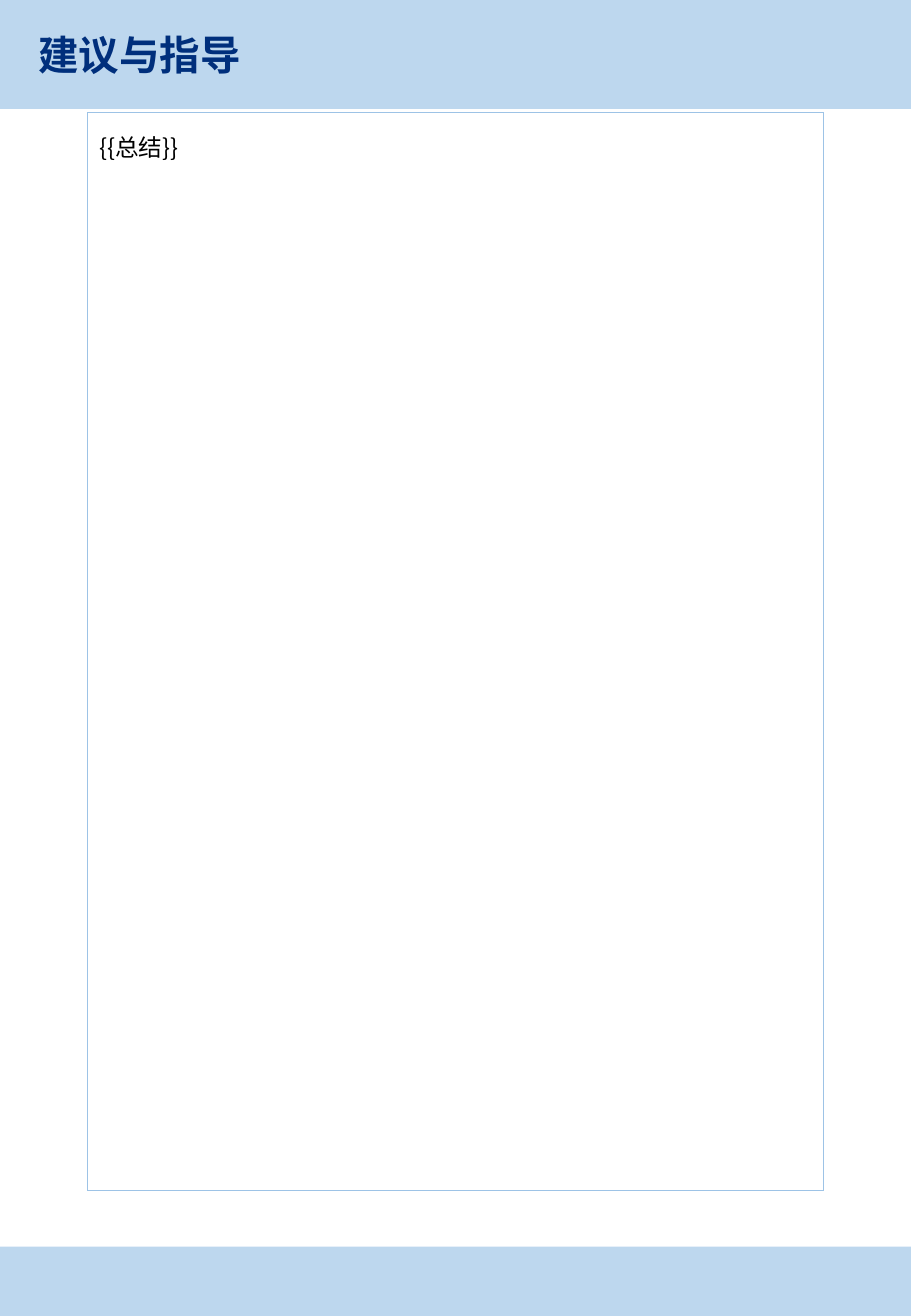
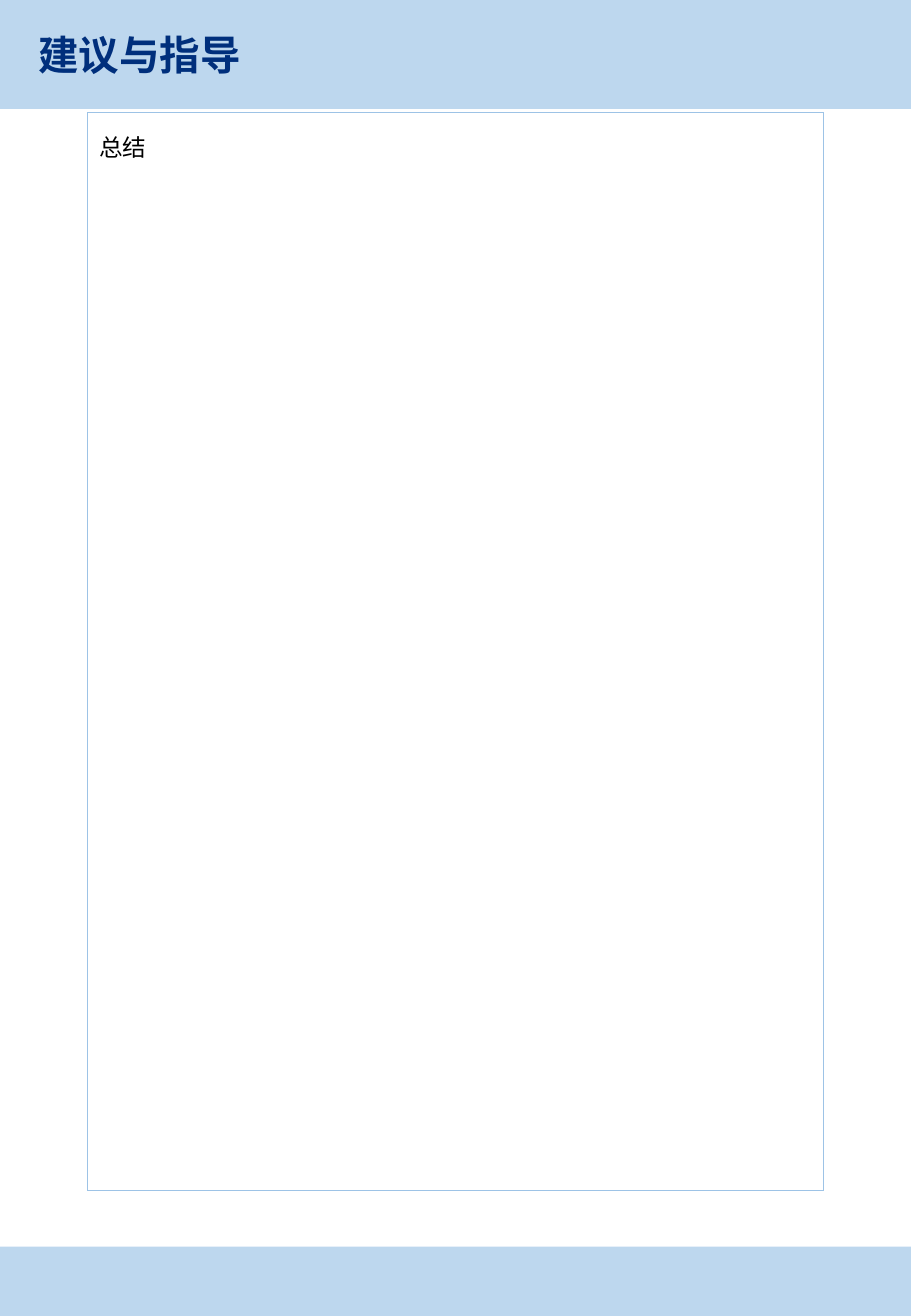
Before and after one commit to CodeDogLSY/ai_health_check_report, a slide deck: slide 3 of 2025员工体检报告（模板）.pptx. Drawn at 911x1316 pixels with LibreOffice and Linux fonts; fonts in the diff are those of the drawing; background and template pictures are left out. Boxes give left, top, right and bottom in pixels: in the first picture for what was removed or moved away, otherwise in the second. Text is boxed around its words. In the diff, an @@ line names an element or a change of style, - is before the commit and + after.

```diff
--- a/2025员工体检报告（模板）.pptx
+++ b/2025员工体检报告（模板）.pptx
@@ text at (99, 136, 146, 158): text changed @@
-{{总结}}
+总结
```
Also in this commit, not shown: 2 other files.
